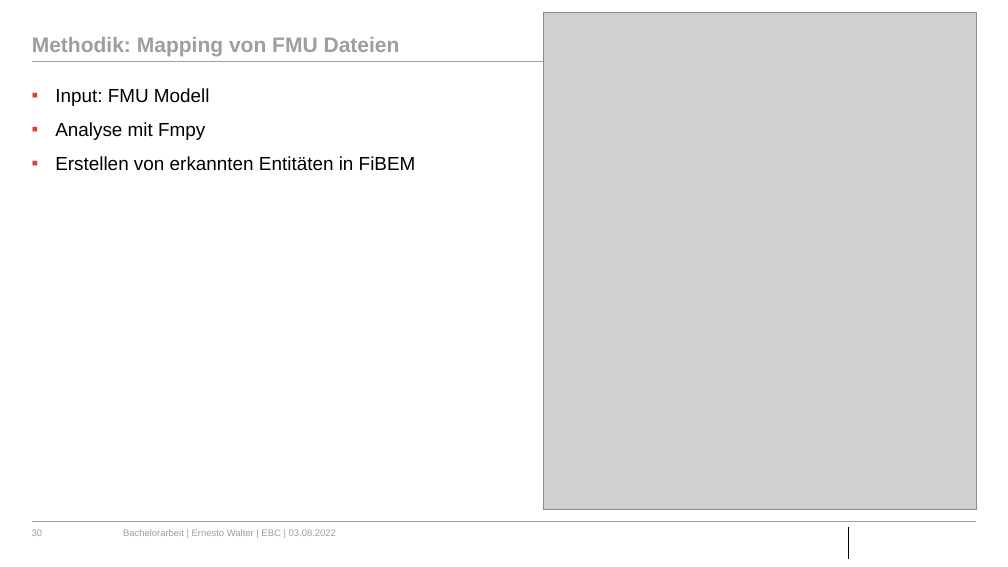
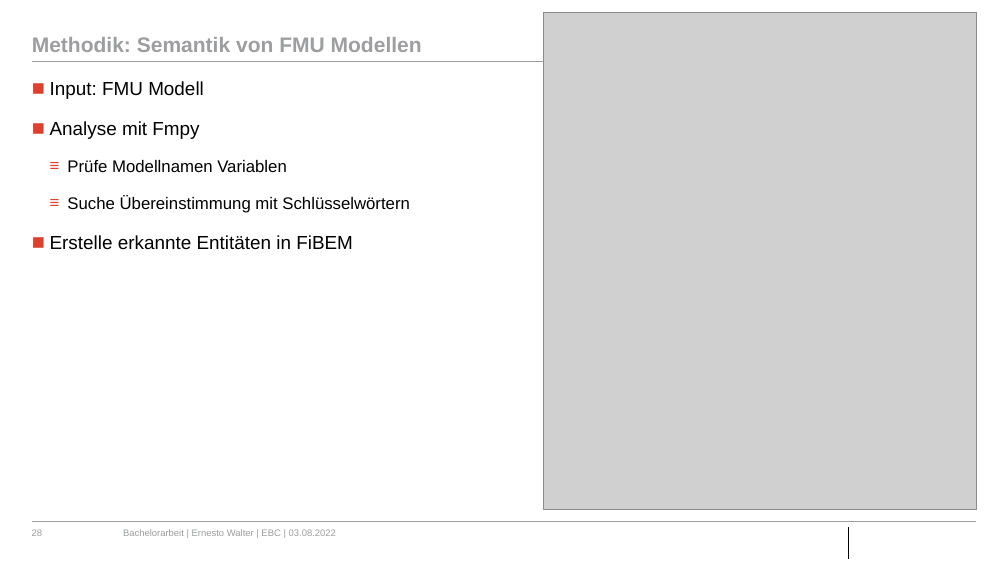
Before and after one commit to ErnestoVivas/FiBEM, a slide deck: slide 28 of docs/BA_Bergfest_Ernesto.pptx (slide 30 before the commit). Drawn at 1008x567 pixels with LibreOffice and Linux fonts; fonts in the diff are those of the drawing; grey boxes stand for pictures; background and template pictures are left out. Boxes give left, top, right and bottom in pixels: in the first picture for what was removed or moved away, otherwise in the second. Text is boxed around its words. In the diff, an @@ line names an element or a change of style, - is before the commit and + after.

```diff
--- a/docs/BA_Bergfest_Ernesto.pptx
+++ b/docs/BA_Bergfest_Ernesto.pptx
@@ title at (32,37,422,52): text changed @@
-Methodik: Mapping von FMU Dateien
+Methodik: Semantik von FMU Modellen
@@ text "Input: FMU Modell": place and size @@
-text "Input: FMU Modell" at (55,88,416,171)
+text "Input: FMU Modell" at (50,81,410,250)
@@ text at (50,81,204,139): bullet ▪ to ■; more space between paragraphs @@
@@ text at (50,160,410,250): text changed; size 18 to 16 pt @@
-▪ Erstellen von erkannten Entitäten in FiBEM
+  ≡ Prüfe Modellnamen Variablen
+  ≡ Suche Übereinstimmung mit Schlüsselwörtern
+■ Erstelle erkannte Entitäten in FiBEM
@@ page number at (32,529,43,536): text changed @@
-30
+28
```
Also in this commit, not shown: 20 other slides changed, 3 slides added, 4 slides removed.
